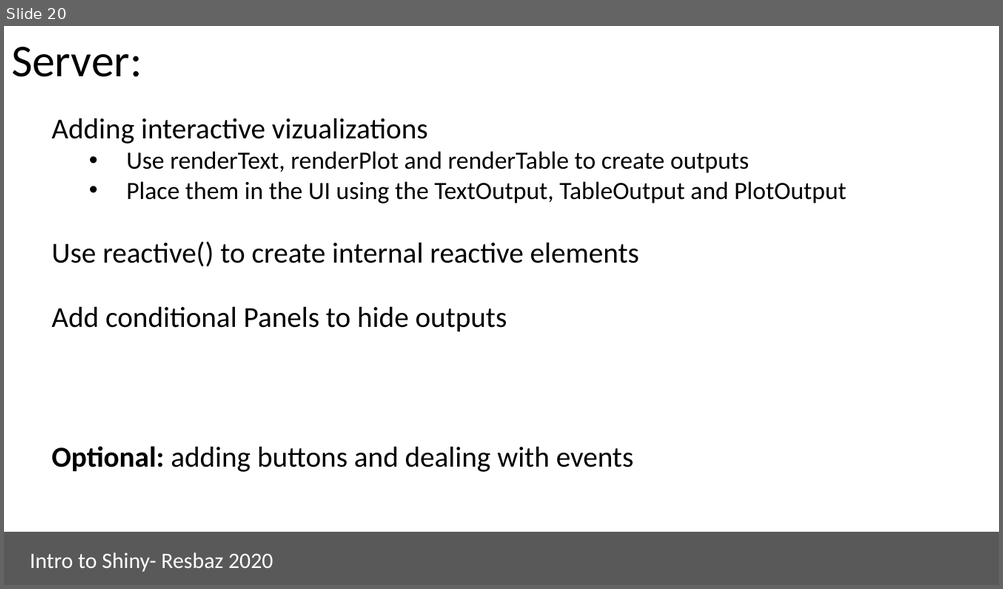
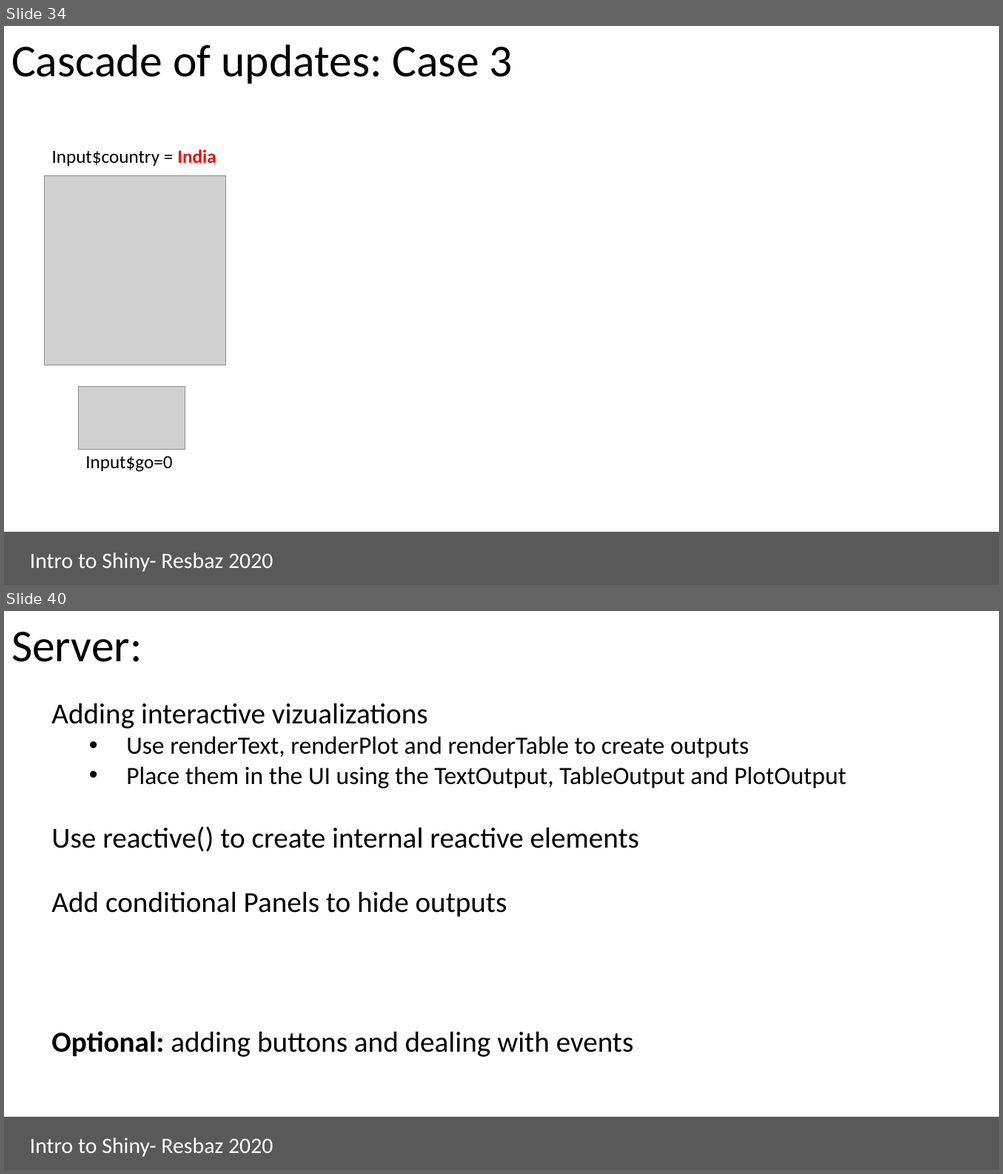
Before and after one commit to aponsero/Shiny_app_workshop_2020, a slide deck: Presentation/Presentation_slides.pptx. Shown one above the other, each under a label of ours: slide 20 before the commit, slides 34 and 40 after it; the slides between them are not shown. The pictures are 1003x589 and 1003x1174 pixels, drawn with LibreOffice and Linux fonts; fonts in the diff are those of the drawing; grey boxes stand for pictures. Boxes give left, top, right and bottom in pixels: in the first picture for what was removed or moved away, otherwise in the second. Text is boxed around its words. In the diff, an @@ line names an element or a change of style, - is before the commit and + after.

```diff
--- a/Presentation/Presentation_slides.pptx
+++ b/Presentation/Presentation_slides.pptx
@@ slide 34 added at [4, 26, 999, 585], background #FFFFFF @@
@@ title added at [11, 44, 512, 84], 44 pt, text #000000 @@
+Cascade of updates: Case 3
@@ text added at [52, 150, 216, 166], 18 pt, text #000000 @@
+Input$country = India
@@ picture added at [44, 176, 225, 366] @@
@@ picture added at [79, 386, 185, 450] @@
@@ text added at [85, 456, 172, 472], 18 pt, text #000000 @@
+Input$go=0
@@ rectangle added at [4, 534, 999, 585], fill #595959, outline #595959 1 pt @@
@@ rectangle added at [22, 543, 302, 577], outline #595959 0.75 pt, 21.3 pt, text #FFFFFF @@
+Intro to Shiny- Resbaz 2020
@@ what was slide 20 is now slide 40 @@
```
Also in this commit, not shown: 19 other slides added, 1 other file.
